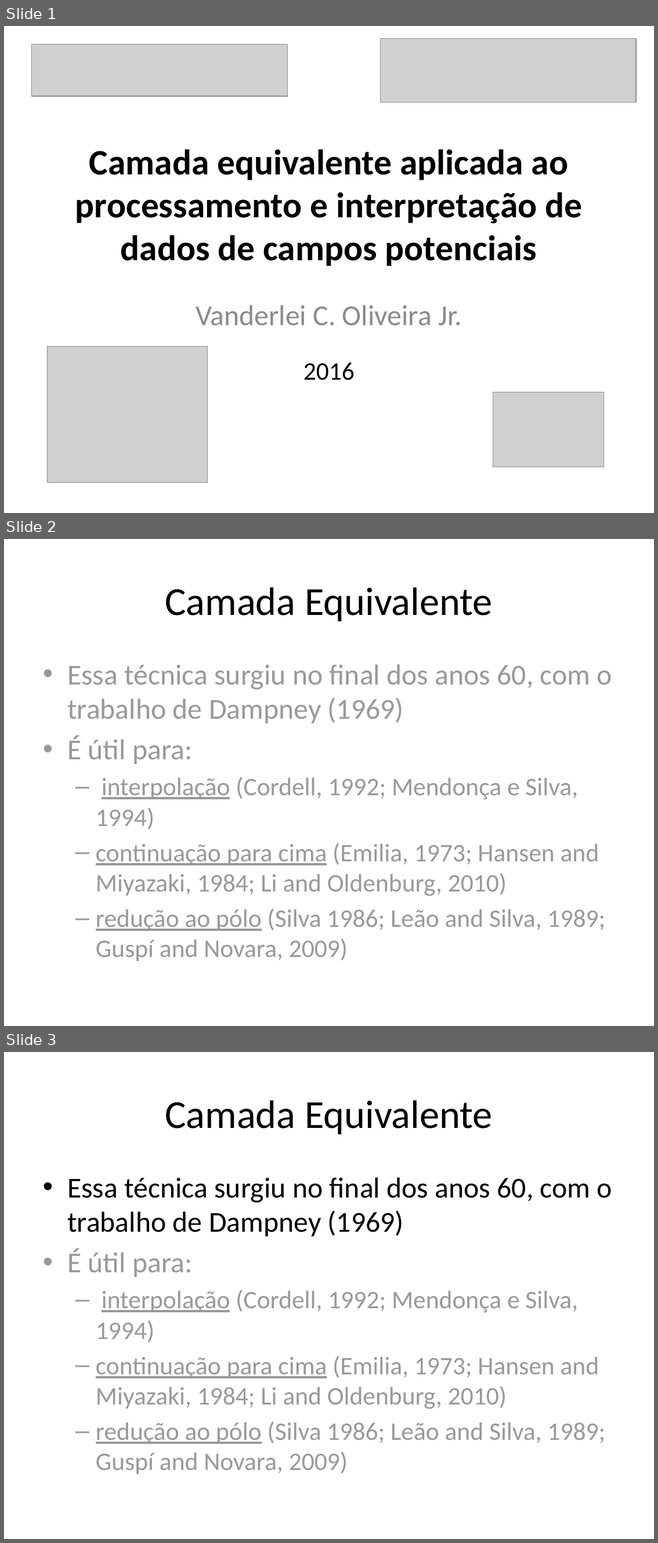
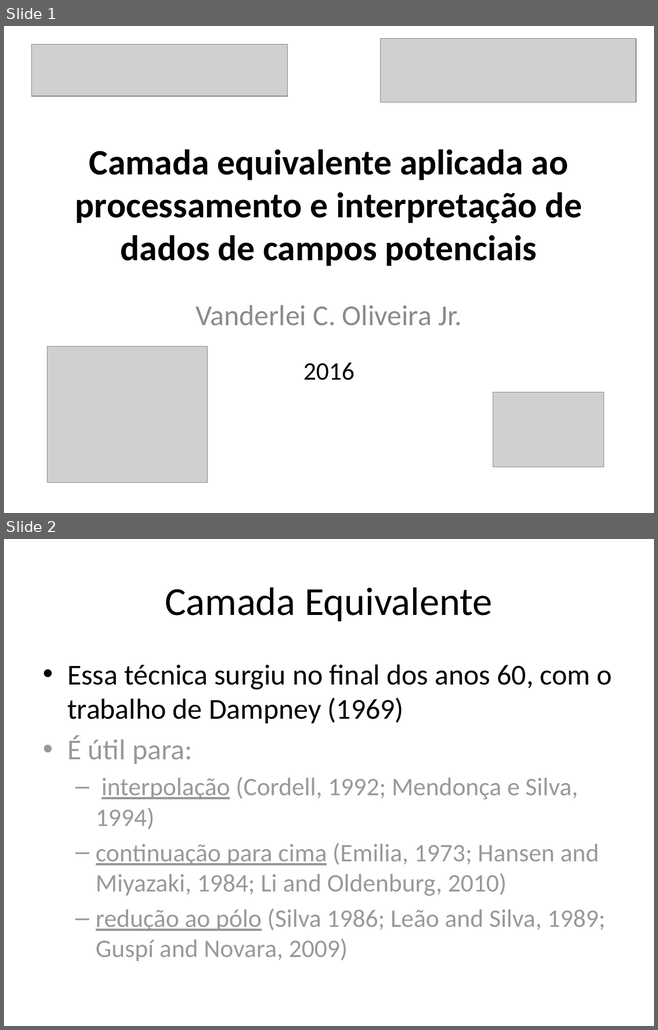
Before and after one commit to pinga-lab/CE-VII-SimBGf-2016, a slide deck: slides/ce-introducao.pptx. Shown one above the other, each under a label of ours: slides 1, 2 and 3 before the commit, slides 1 and 2 after it. The pictures are 658x1543 and 658x1030 pixels, drawn with LibreOffice and Linux fonts; fonts in the diff are those of the drawing; grey boxes stand for pictures. Boxes give left, top, right and bottom in pixels: in the first picture for what was removed or moved away, otherwise in the second. Text is boxed around its words. In the diff, an @@ line names an element or a change of style, - is before the commit and + after.

Commit message:
primeiras ideias sobre camada equivalente

```diff
--- a/slides/ce-introducao.pptx
+++ b/slides/ce-introducao.pptx
@@ slide 2 removed at (x1=4, y1=539, x2=654, y2=1026), background #FFFFFF @@
@@ title removed at (x1=165, y1=587, x2=492, y2=621) @@
-Camada Equivalente
@@ rectangle removed at (x1=12, y1=653, x2=654, y2=1012) @@
@@ text removed at (x1=67, y1=664, x2=612, y2=961) @@
-• Essa técnica surgiu no final dos anos 60, com o trabalho de Dampney (1969)
-• É útil para:
-  – interpolação (Cordell, 1992; Mendonça e Silva, 1994)
-  – continuação para cima (Emilia, 1973; Hansen and Miyazaki, 1984; Li and Oldenburg, 2010)
-  – redução ao pólo (Silva 1986; Leão and Silva, 1989; Guspí and Novara, 2009)
@@ what was slide 3 is now slide 2 @@
```
Also in this commit, not shown: 2 slides changed, 16 slides added, 1 other file.
